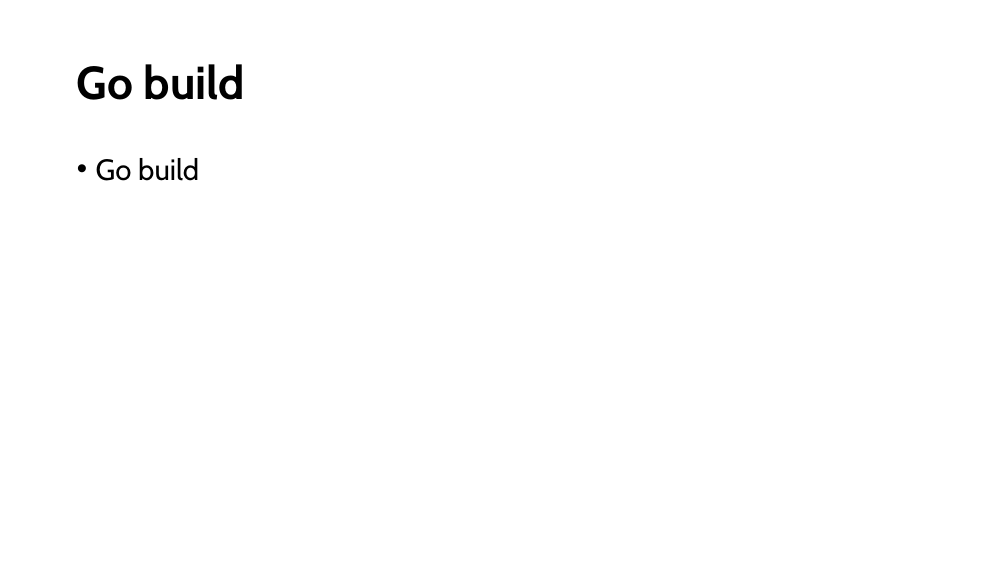
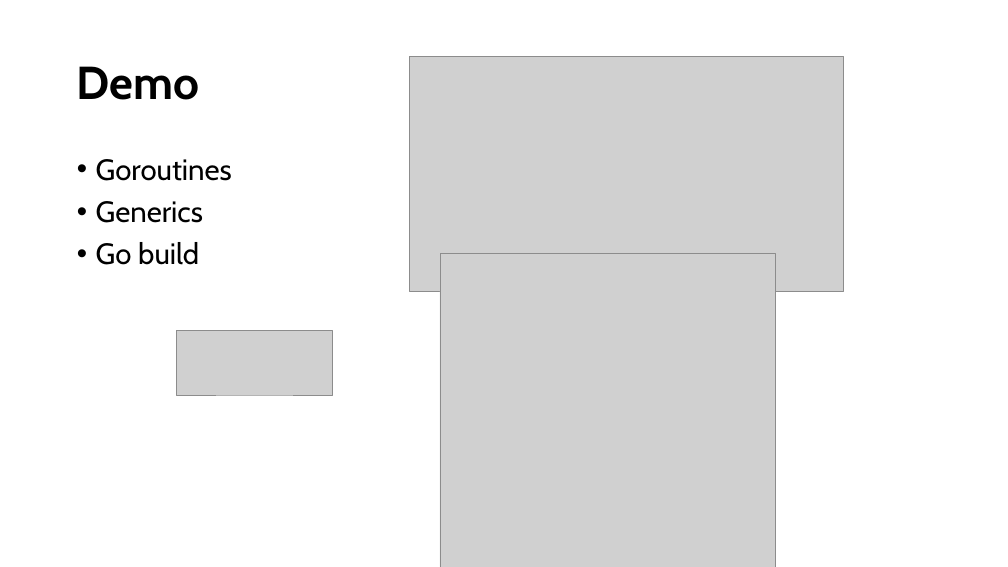
Before and after one commit to vervoortkobe/SoftwareTrends-Presentatie-Go-3ITSOF1, a slide deck: slide 11 of Golang.pptx (slide 13 before the commit). Drawn at 1008x567 pixels with LibreOffice and Linux fonts; fonts in the diff are those of the drawing; grey boxes stand for pictures; background and template pictures are left out. Boxes give left, top, right and bottom in pixels: in the first picture for what was removed or moved away, otherwise in the second. Text is boxed around its words. In the diff, an @@ line names an element or a change of style, - is before the commit and + after.

Commit message:
Add build script

```diff
--- a/Golang.pptx
+++ b/Golang.pptx
@@ picture added at <box>410,56,844,291</box> @@
@@ title at <box>77,66,200,100</box>: text changed @@
-Go build
+Demo
@@ text at <box>96,159,232,223</box>: paragraphs added @@
+• Goroutines
+• Generics
@@ picture added at <box>440,253,775,567</box> @@
@@ picture added at <box>177,331,333,395</box> @@
```
Also in this commit, not shown: 2 other slides changed, 1 slide added, 3 slides removed, 2 other files.
